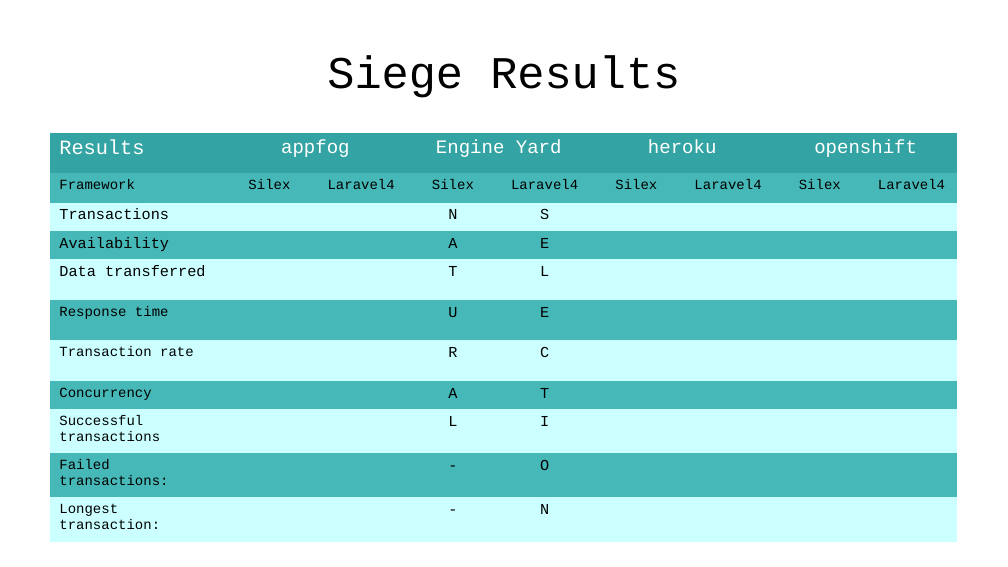
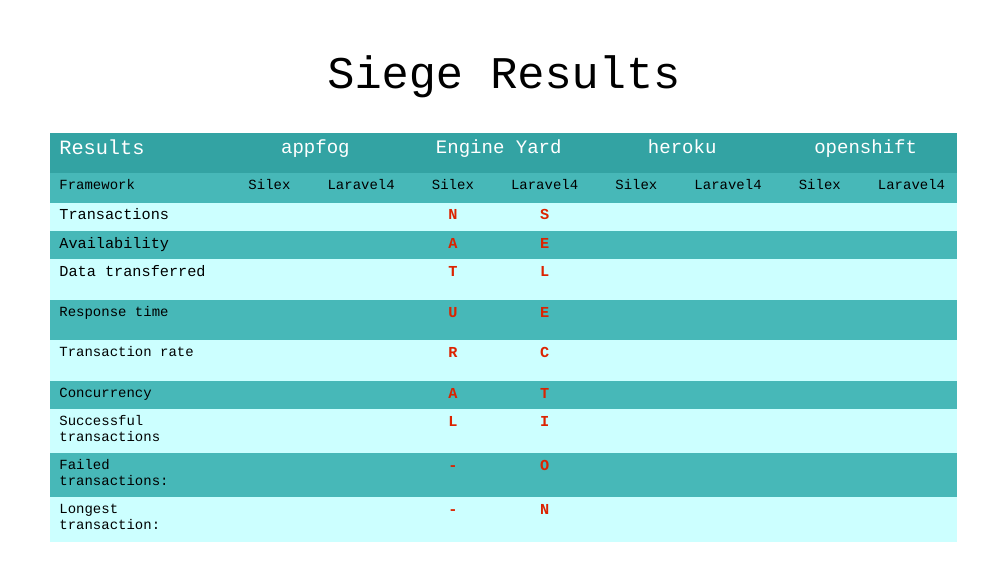
Before and after one commit to emgiezet/meetphp-8, a slide deck: slide 22 of presentation/presentation.odp (slide 21 before the commit). Drawn at 1008x567 pixels with LibreOffice and Linux fonts; fonts in the diff are those of the drawing; background and template pictures are left out. Boxes give left, top, right and bottom in pixels: in the first picture for what was removed or moved away, otherwise in the second. Text is boxed around its words. In the diff, an @@ line names an element or a change of style, - is before the commit and + after.

```diff
--- a/presentation/presentation.odp
+++ b/presentation/presentation.odp
@@ table at (50, 133, 955, 542) @@
@@ text colour #000000 to #DC2300, bold on in "N", "S", "A", "E" and 14 more places @@
```
Also in this commit, not shown: 10 other slides changed, 4 slides added, 2 slides removed, 52 other files.
